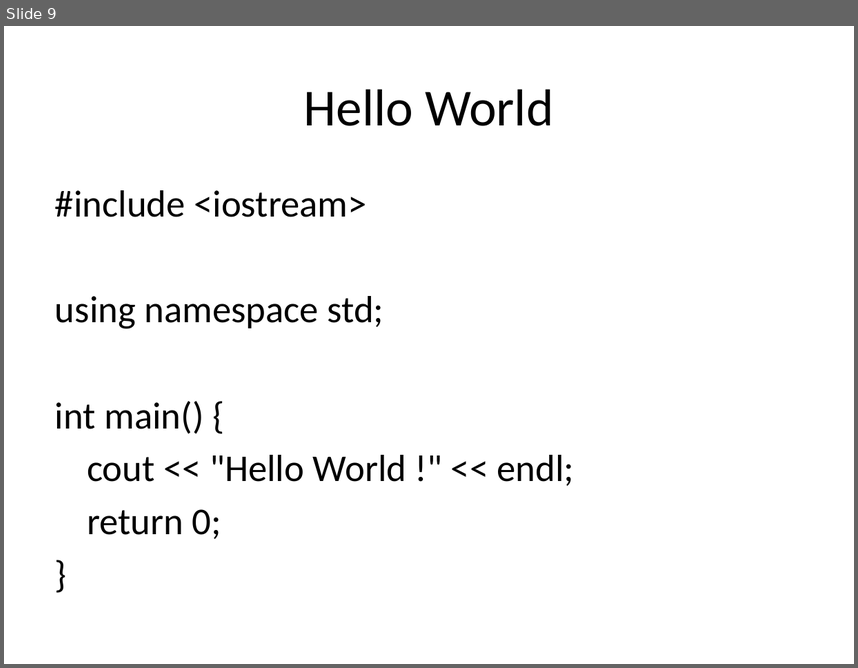
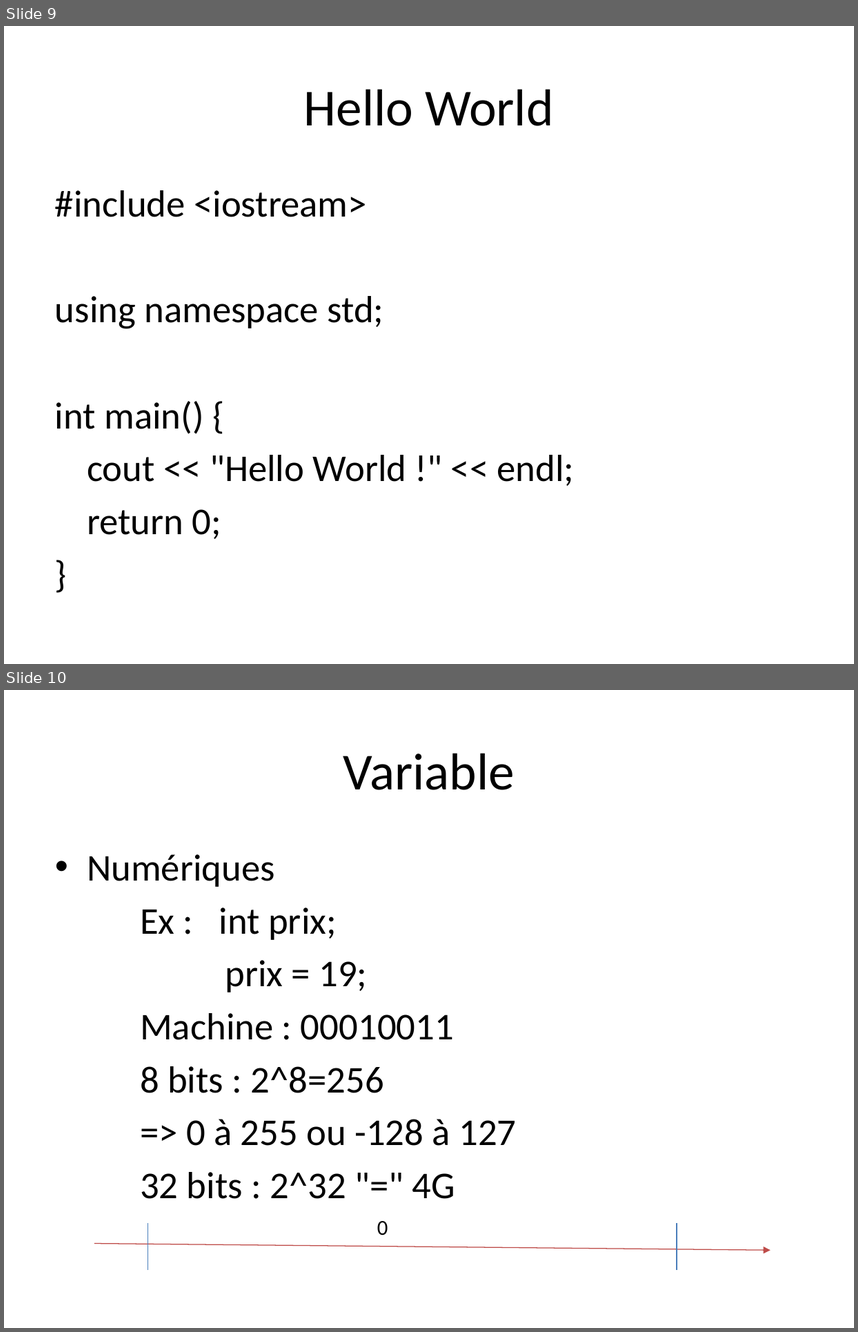
Before and after one commit to matthcol/CPP2019_07, a slide deck: CPP.pptx. Shown one above the other, each under a label of ours: slide 9 before the commit, slides 9 and 10 after it. The pictures are 858x668 and 858x1332 pixels, drawn with LibreOffice and Linux fonts; fonts in the diff are those of the drawing. Boxes give left, top, right and bottom in pixels: in the first picture for what was removed or moved away, otherwise in the second. Text is boxed around its words. In the diff, an @@ line names an element or a change of style, - is before the commit and + after.

```diff
--- a/CPP.pptx
+++ b/CPP.pptx
@@ slide 10 added at (4, 690, 854, 1328), background #FFFFFF @@
@@ title added at (343, 753, 515, 790), 44 pt, text #000000 @@
+Variable
@@ text added at (87, 854, 516, 1199), 32 pt, text #000000 @@
+• Numériques
+Ex : int prix;
+prix = 19;
+Machine : 00010011
+8 bits : 2^8=256
+=> 0 à 255 ou -128 à 127
+32 bits : 2^32 "=" 4G
@@ line added from (148, 1223) to (148, 1270), #4B7EBC 0.75 pt @@
@@ text added at (377, 1221, 388, 1235), 18 pt, text #000000 @@
+0
@@ line added from (677, 1223) to (677, 1270), #4B7EBC 0.75 pt @@
@@ arrow added from (94, 1243) to (771, 1250), #BF4C48 0.75 pt @@
```
Also in this commit, not shown: 1 slide changed, 11 other slides added.
